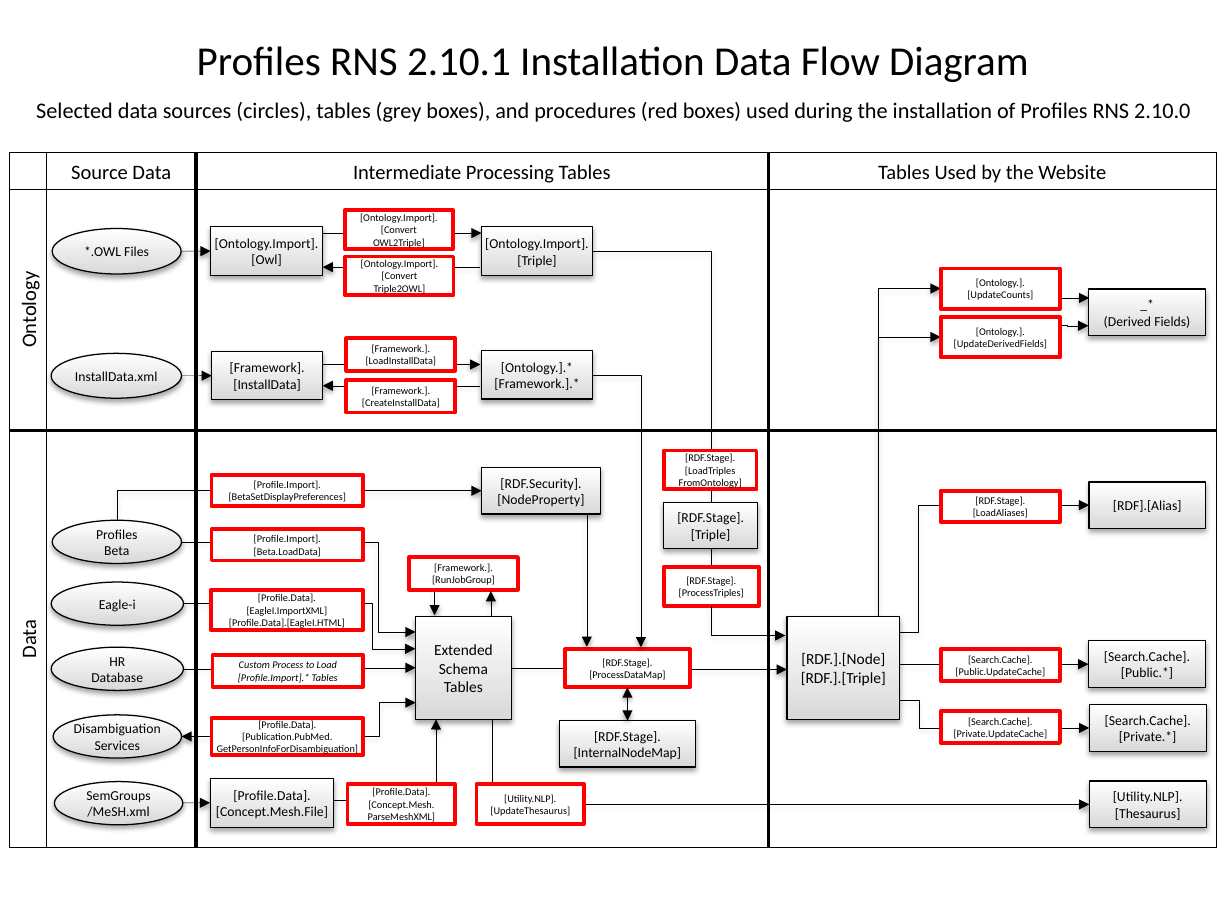
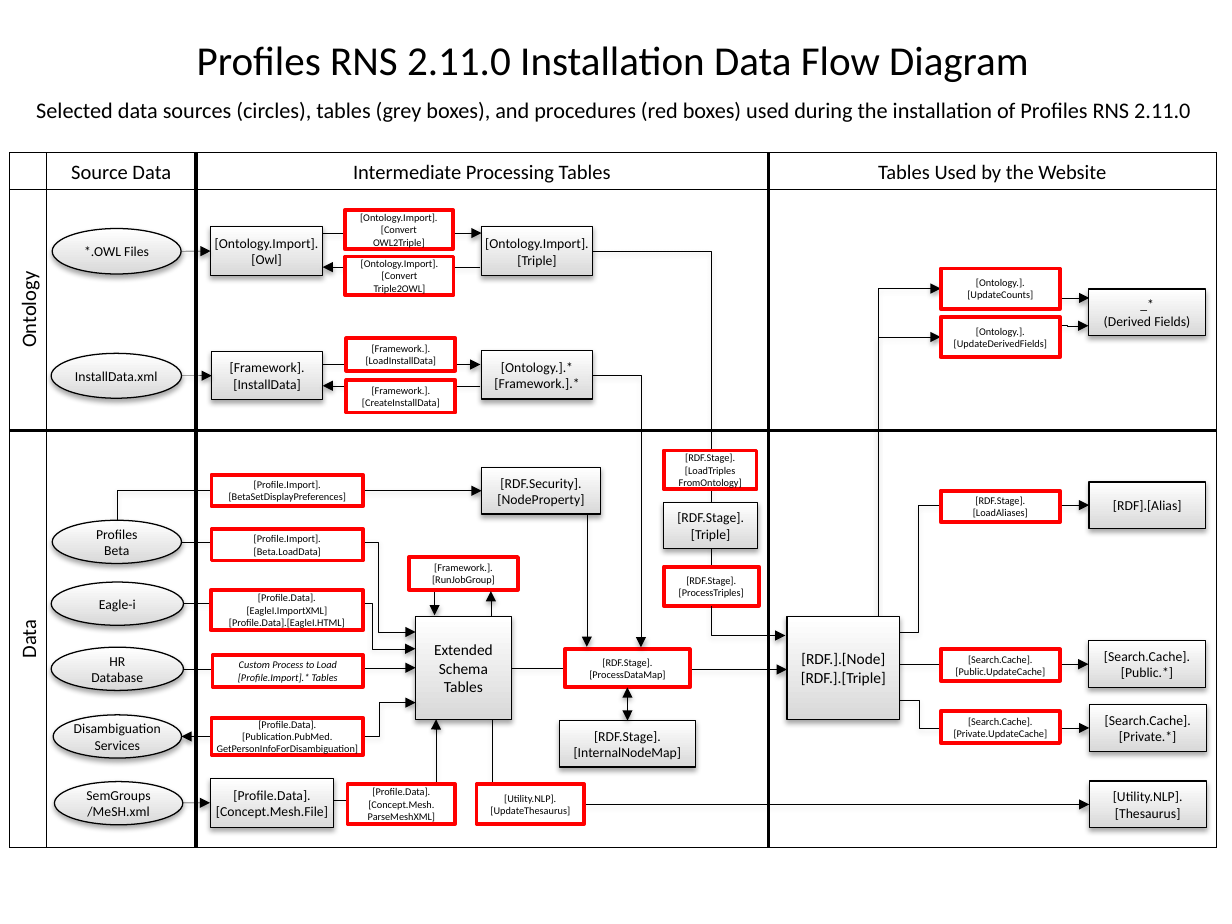
Before and after one commit to ProfilesRNS/ProfilesRNS, a slide deck: slide 1 of Documentation/ProfilesRNS_DataFlowDiagram.pptx. Drawn at 1232x924 pixels with LibreOffice and Linux fonts; fonts in the diff are those of the drawing. Boxes give left, top, right and bottom in pixels: in the first picture for what was removed or moved away, otherwise in the second. Text is boxed around its words. In the diff, an @@ line names an element or a change of style, - is before the commit and + after.

```diff
--- a/Documentation/ProfilesRNS_DataFlowDiagram.pptx
+++ b/Documentation/ProfilesRNS_DataFlowDiagram.pptx
@@ text at (197,46,1028,82): text changed @@
-Profiles RNS 2.10.1 Installation Data Flow Diagram
+Profiles RNS 2.11.0 Installation Data Flow Diagram
@@ text at (36,102,1190,122): text changed @@
-Selected data sources (circles), tables (grey boxes), and procedures (red boxes) used during the installation of Profiles RNS 2.10.0
+Selected data sources (circles), tables (grey boxes), and procedures (red boxes) used during the installation of Profiles RNS 2.11.0
```
Also in this commit, not shown: 6 other files.
